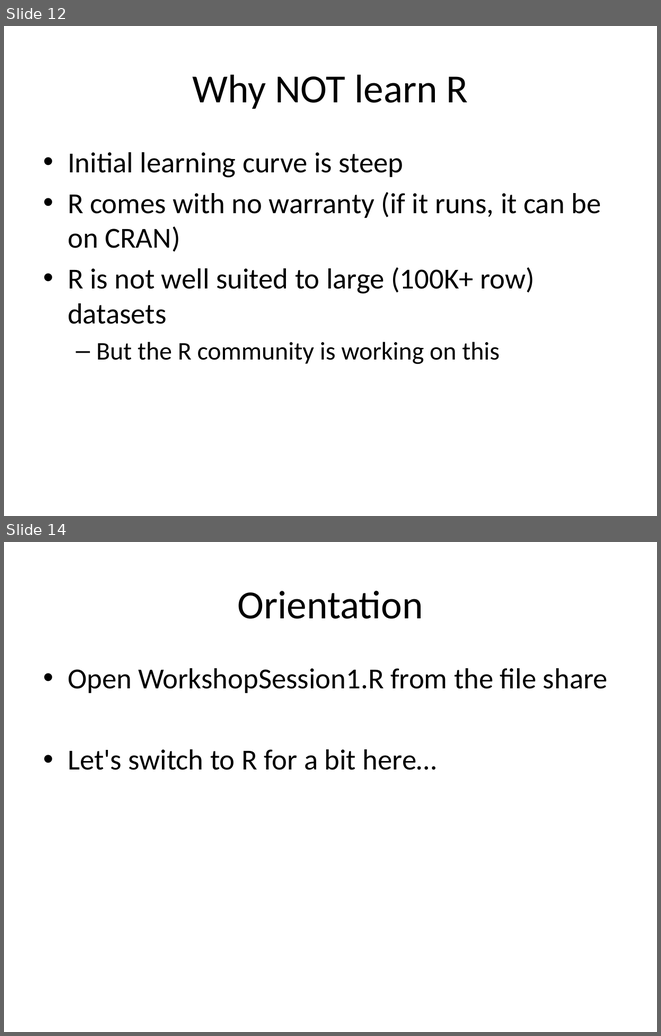
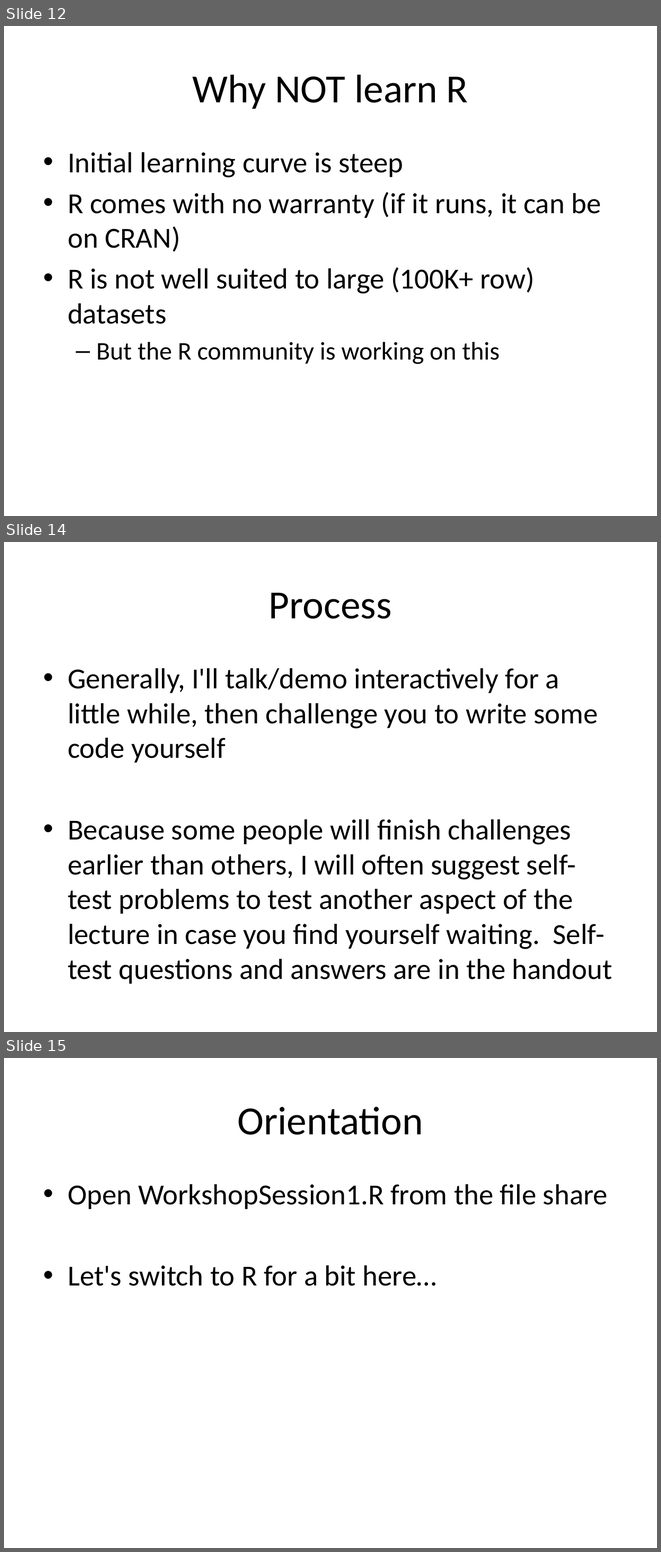
Before and after one commit to smooney27/RWorkshopSER2018, a slide deck: RWorkshopPart1-BasicObjects.pptx. Shown one above the other, each under a label of ours: slides 12 and 14 before the commit, slides 12, 14 and 15 after it; the slides between them are not shown. The pictures are 661x1036 and 661x1552 pixels, drawn with LibreOffice and Linux fonts; fonts in the diff are those of the drawing. Boxes give left, top, right and bottom in pixels: in the first picture for what was removed or moved away, otherwise in the second. Text is boxed around its words. In the diff, an @@ line names an element or a change of style, - is before the commit and + after.

Commit message:
Some Updates and Graphics Self-Test

```diff
--- a/RWorkshopPart1-BasicObjects.pptx
+++ b/RWorkshopPart1-BasicObjects.pptx
@@ slide 14 added at box(4, 542, 657, 1032), background #FFFFFF @@
@@ title added at box(269, 592, 392, 619), 44 pt, text #000000 @@
+Process
@@ text added at box(68, 668, 612, 983), 32 pt, text #000000 @@
+• Generally, I'll talk/demo interactively for a little while, then challenge you to write some code yourself
+• Because some people will finish challenges earlier than others, I will often suggest self-test problems to test another aspect of the lecture in case you find yourself waiting. Self-test questions and answers are in the handout
@@ what was slide 14 is now slide 15 @@
```
Also in this commit, not shown: 2 slides changed, 1 slide removed, 4 other files.
